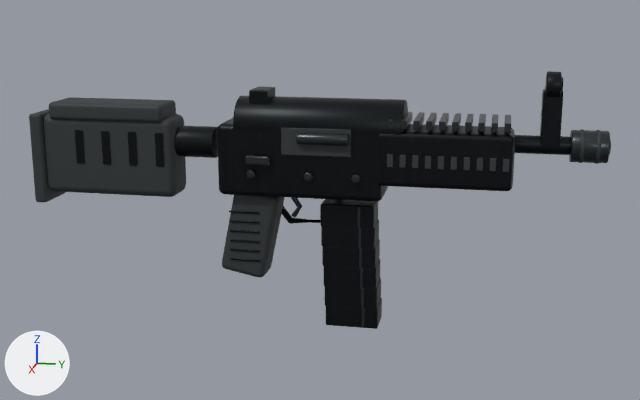
What one commit did to the glTF model models/csgo/ump45.glb.
Before and after are seen from a camera (50 mm lens) standing at (1.186, 0.3, 0.243) and looking at (-0.002, 0.063, -0.054). Arrows for +X, +Y and +Z are at lower left; the lights stay in place. The older version comes first. Where no turn or scale is listed for an object, it has been applied to the vertices. Vertices at exactly the same position are counted once.

Objects in the first picture: 'weapon_Machined edges', 'weapon_Parkerized steel', 'weapon_Polymer'.
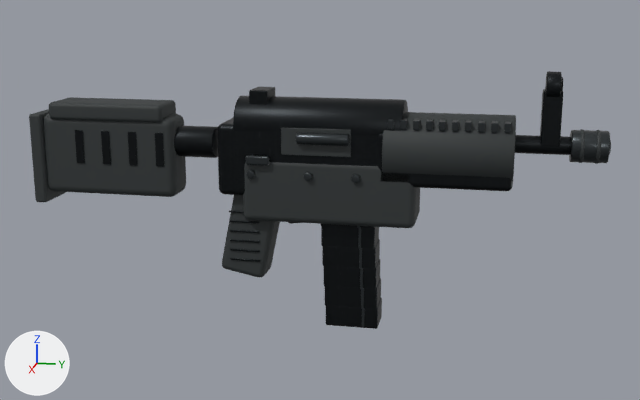
The edits, one by one:
me_cylinder_008 is used by ob_weapon_polymer; location (0.0, 0.41, 0.035).
me_cylinder_008 had 1792 vertices, 3508 faces and spanned x -0.033..0.041, y -0.765..0.036, z -0.203..0.089.
me_cylinder_008 now has 2032 vertices, 3980 faces and spans x -0.048..0.048, y -0.765..0.036, z -0.203..0.089.
me_cylinder_008 part 1: a new loose piece of 144 vertices spanning x -0.048..0.048, y -0.255..-0.085, z -0.058..0.038, in mat_polymer (dark grey #2d3233).
me_cylinder_008 part 2: a new loose piece of 96 vertices spanning x -0.039..0.039, y -0.45..-0.21, z -0.115..-0.025, in mat_polymer (dark grey #2d3233).

Boxes [x1, y1, x2, y2] around the edits, measured in the pictures (640 x 400 px):
part 1 of me_cylinder_008, added
    after: [382, 112, 516, 182]
part 2 of me_cylinder_008, added
    after: [243, 162, 420, 228]
